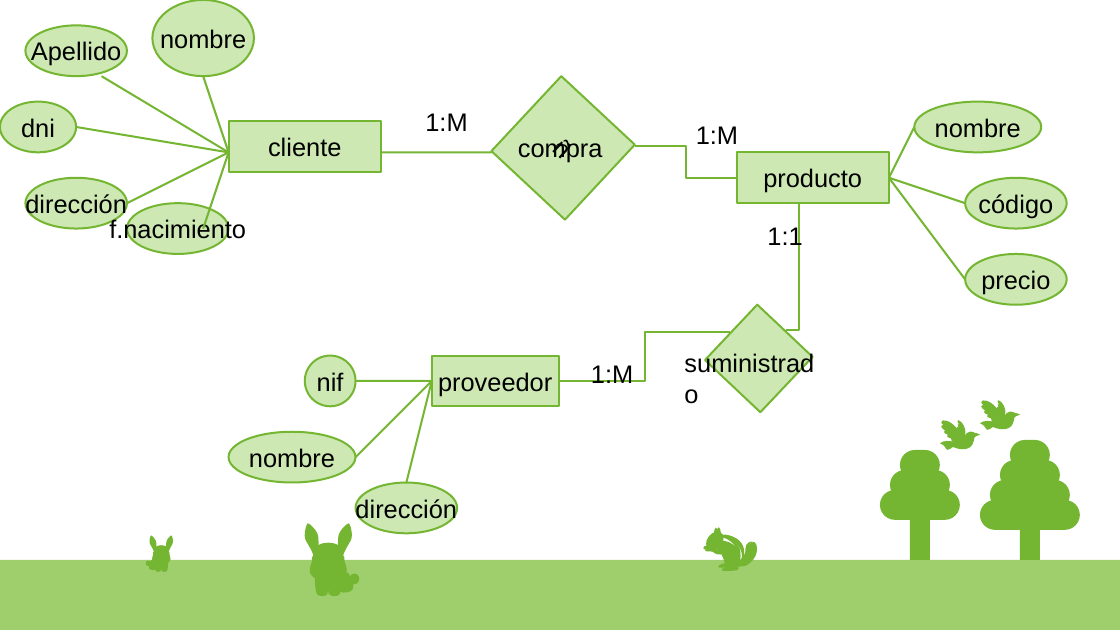
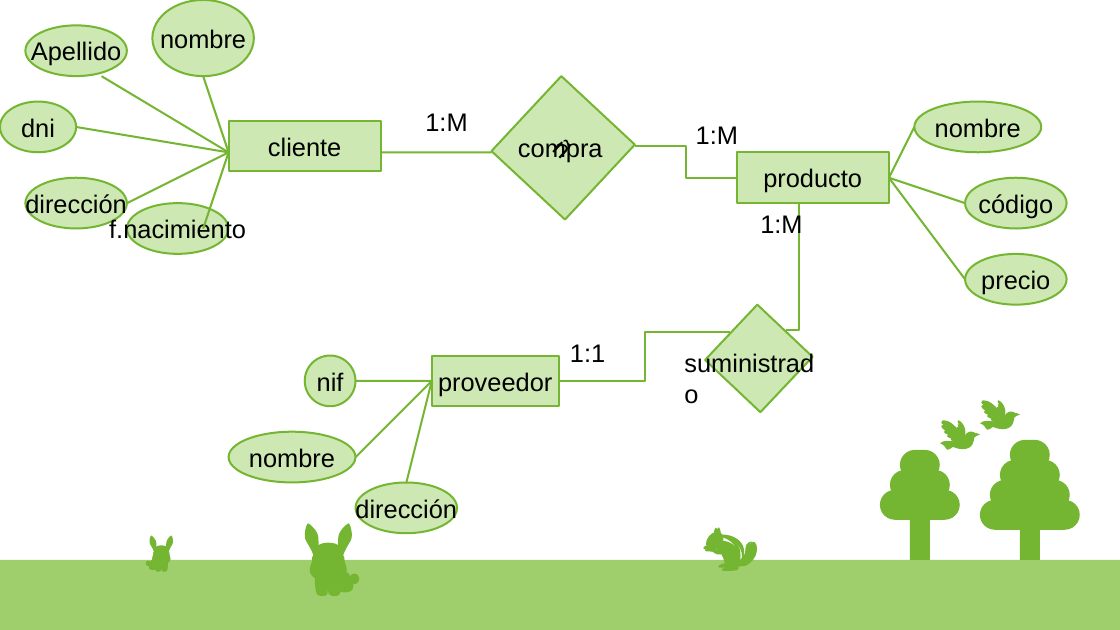
Before and after one commit to aka-leonel/basesDeDatos, a slide deck: slide 1 of unidad2/acividad laboratorio U2.pptx. Drawn at 1120x630 pixels with LibreOffice and Linux fonts; fonts in the diff are those of the drawing. Boxes give left, top, right and bottom in pixels: in the first picture for what was removed or moved away, otherwise in the second. Text is boxed around its words. In the diff, an @@ line names an element or a change of style, - is before the commit and + after.

```diff
--- a/unidad2/acividad laboratorio U2.pptx
+++ b/unidad2/acividad laboratorio U2.pptx
@@ text "1:M" rewrapped from (591, 365, 633, 383) to (760, 213, 802, 239) @@
@@ elbow line (559, 381) - (731, 331): route changed @@
@@ text "1:1" rewrapped from (767, 225, 802, 251) to (570, 344, 605, 362) @@
```
Also in this commit, not shown: 4 other slides changed.
